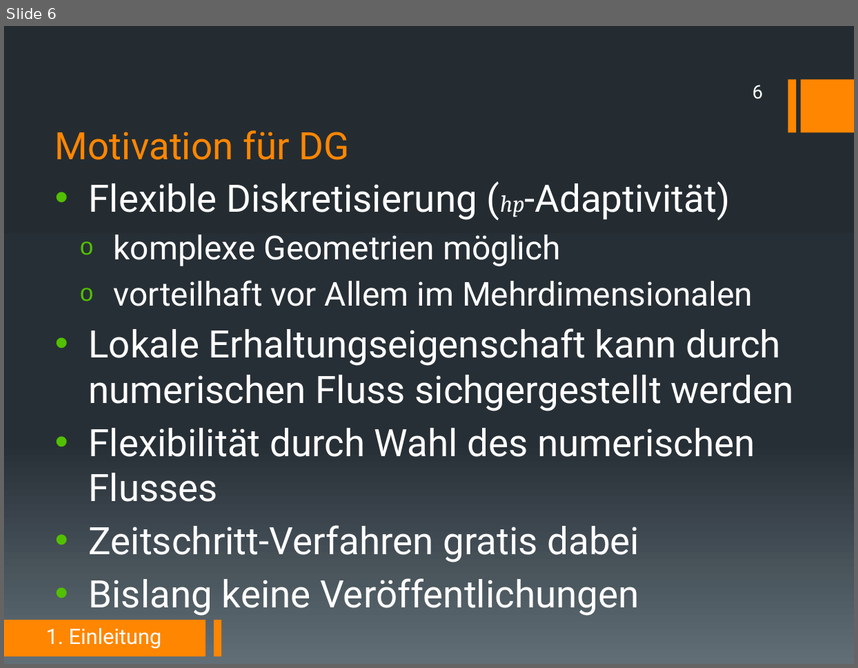
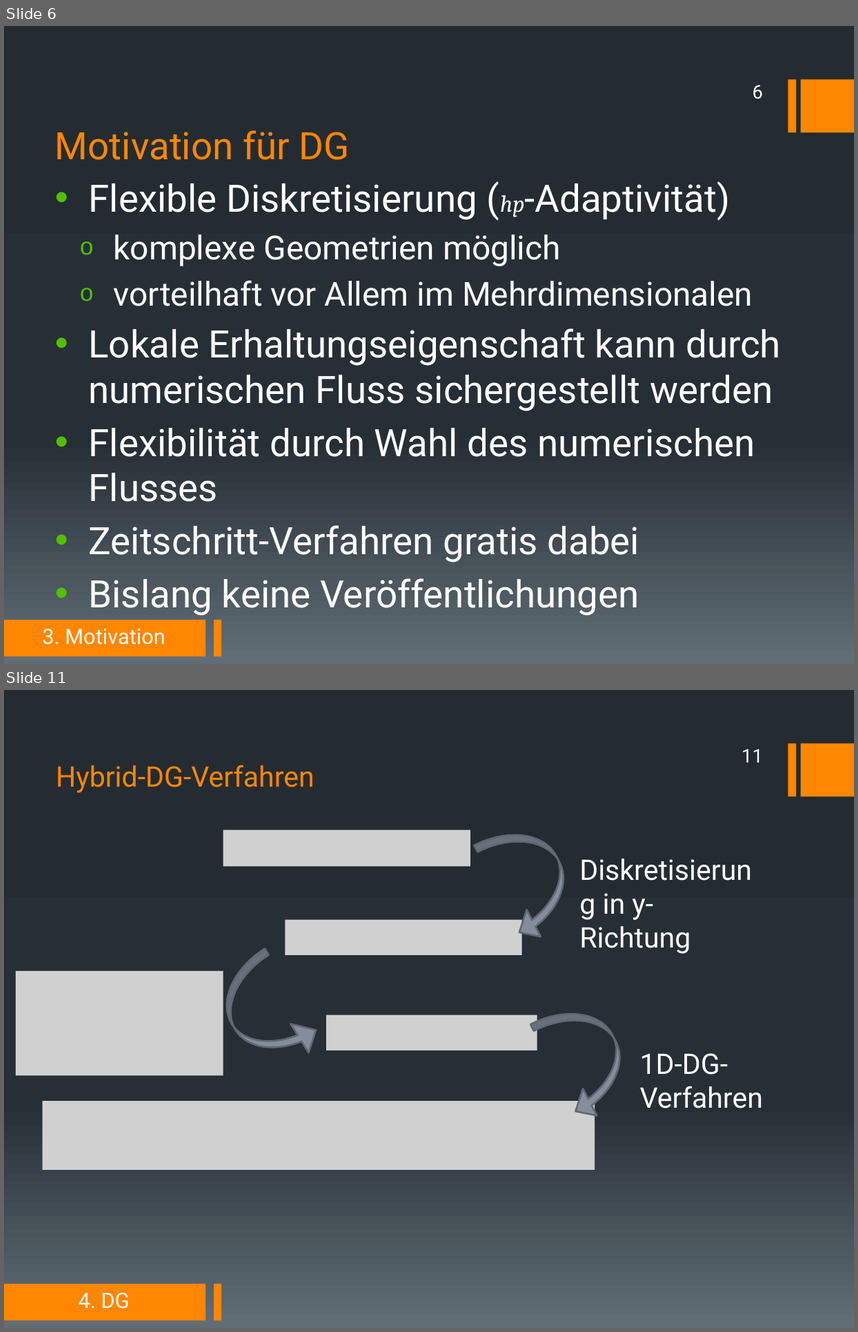
Before and after one commit to DerKleineGauss/Masterarbeit, a slide deck: Abschlussvortrag/Präsentation.pptx. Shown one above the other, each under a label of ours: slide 6 before the commit, slides 6 and 11 after it; the slides between them are not shown. The pictures are 858x668 and 858x1332 pixels, drawn with LibreOffice and Linux fonts; fonts in the diff are those of the drawing; grey boxes stand for pictures. Boxes give left, top, right and bottom in pixels: in the first picture for what was removed or moved away, otherwise in the second. Text is boxed around its words. In the diff, an @@ line names an element or a change of style, - is before the commit and + after.

```diff
--- a/Abschlussvortrag/Präsentation.pptx
+++ b/Abschlussvortrag/Präsentation.pptx
@@ slide 11 added at [4,690,854,1328], background gradient #242C33 to #273037 to #636D76; not listed: 4 template elements that a slide beside it also shows @@
@@ page number added at [742,749,763,762], 16 pt, text #FFFFFF @@
+11
@@ text added at [56,765,314,793], 24 pt, text #FF8600 @@
+Hybrid-DG-Verfahren
@@ picture added at [223,830,470,867] @@
@@ curved left arrow added at [474,814,586,946], fill #838D9B, outline #616873 1.5 pt @@
@@ text added at [579,893,691,954], 24 pt, text #FFFFFF @@
+Diskretisierung in y-Richtung
@@ picture added at [286,920,523,955] @@
@@ curved right arrow added at [207,948,325,1081], fill #838D9B, outline #616873 1.5 pt @@
@@ picture added at [16,971,223,1075] @@
@@ curved left arrow added at [530,993,642,1124], fill #838D9B, outline #616873 1.5 pt @@
@@ picture added at [326,1015,537,1050] @@
@@ text added at [640,1053,763,1108], 24 pt, text #FFFFFF @@
+1D-DG-Verfahren
@@ picture added at [42,1101,595,1170] @@
@@ text added at [79,1292,130,1308], 18 pt, text #FFFFFF @@
+4. DG
@@ slide 6 changed as well @@
@@ text at [88,328,781,411]: text changed @@
-• Lokale Erhaltungseigenschaft kann durch numerischen Fluss sichgergestellt werden
+• Lokale Erhaltungseigenschaft kann durch numerischen Fluss sichergestellt werden
@@ text at [42,628,165,644]: text changed @@
-1. Einleitung
+3. Motivation
```
Also in this commit, not shown: 6 other slides changed, 13 other slides added, 7 slides removed.
